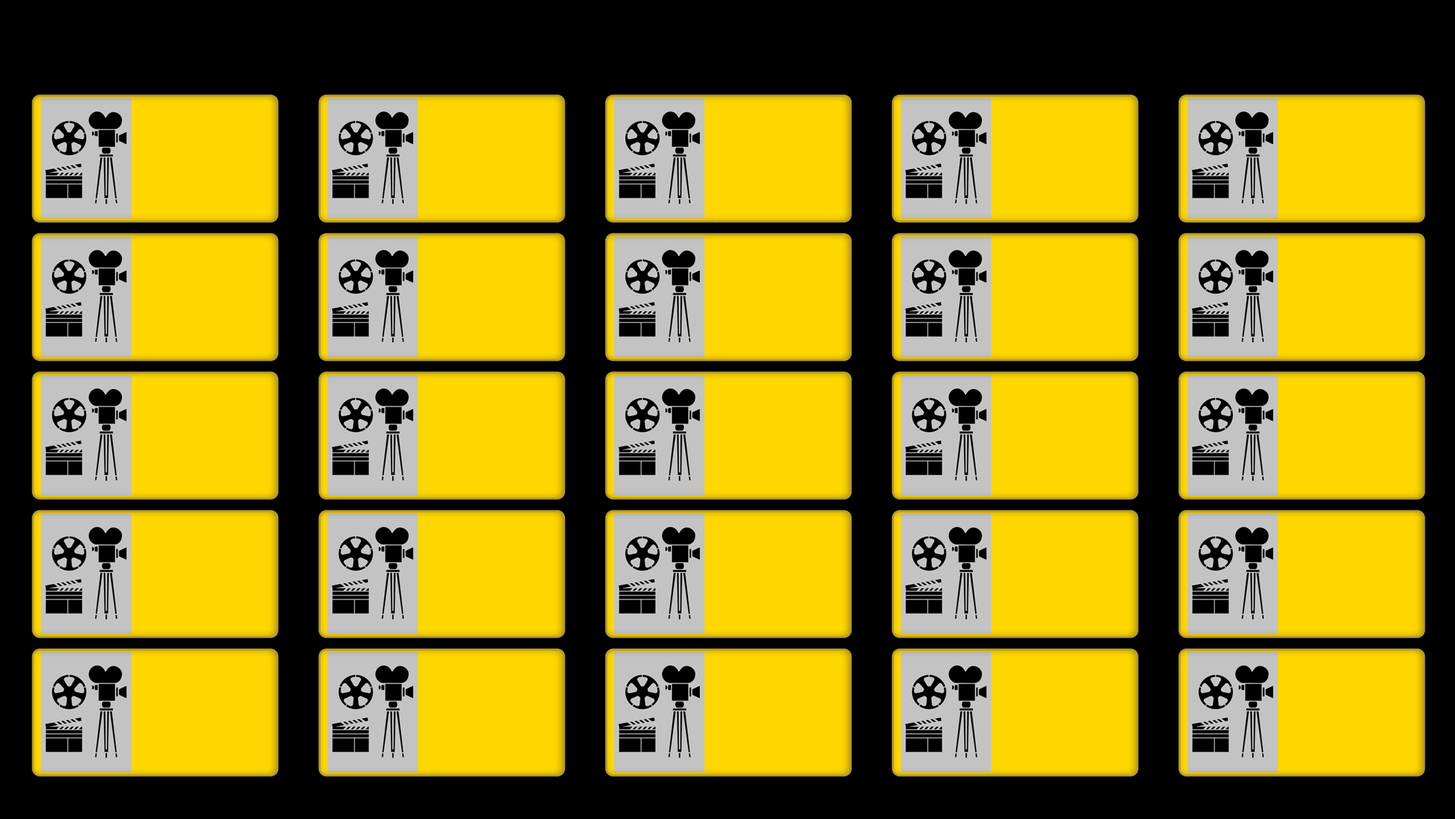
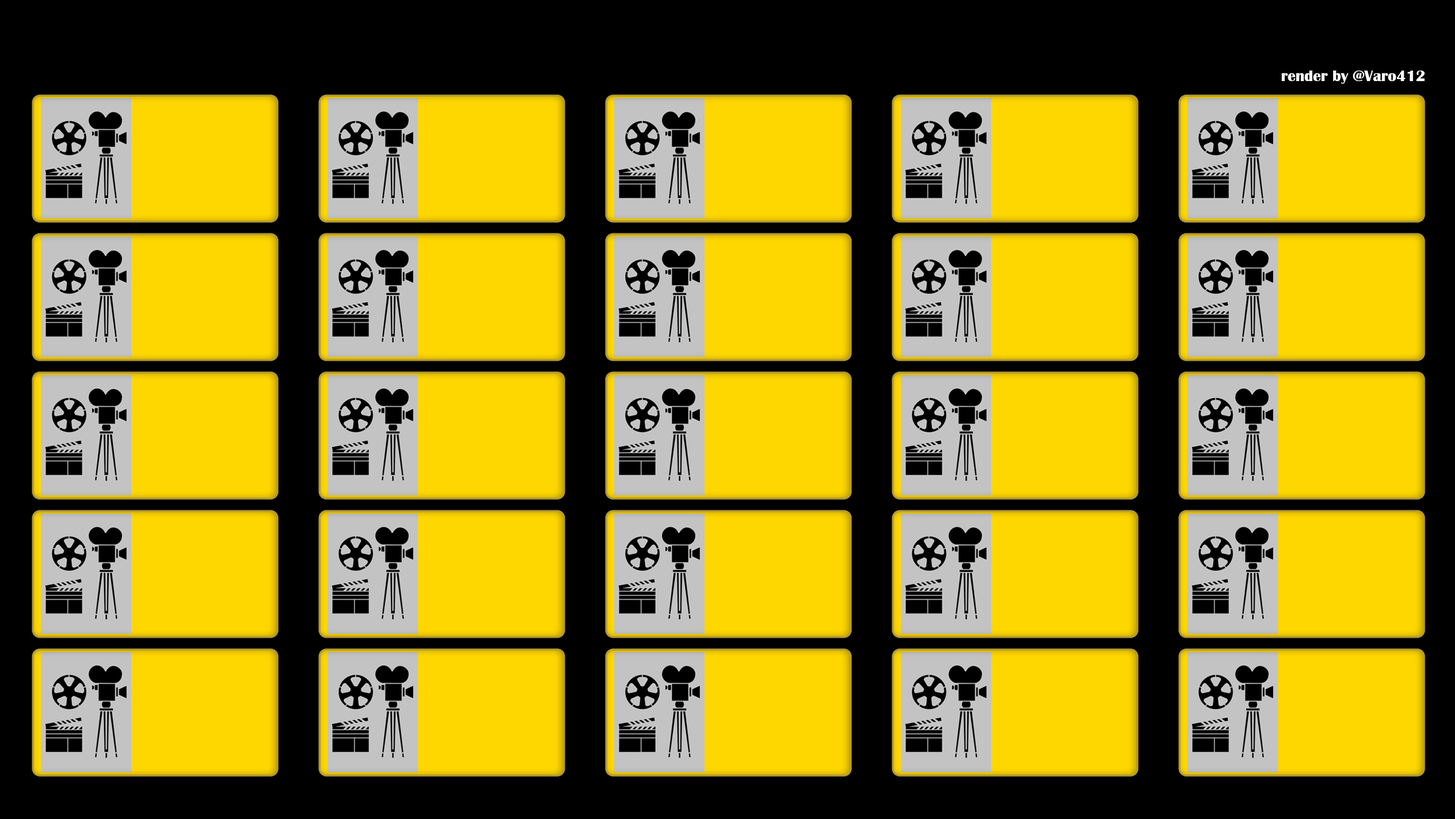
Before/after of a 1455x819 layered artwork. What changed in the layer stack:
added layer "render by @Varo412" in group "Artboard 1" over [left=1281, top=69, right=1426, bottom=84]
